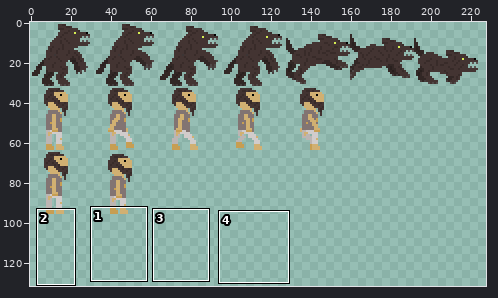
One commit to this sprite sheet: android/assets/spritesheet.png. The picture above shows the old version from afar; the outline marks the close-up.
Close-up. The starting point:
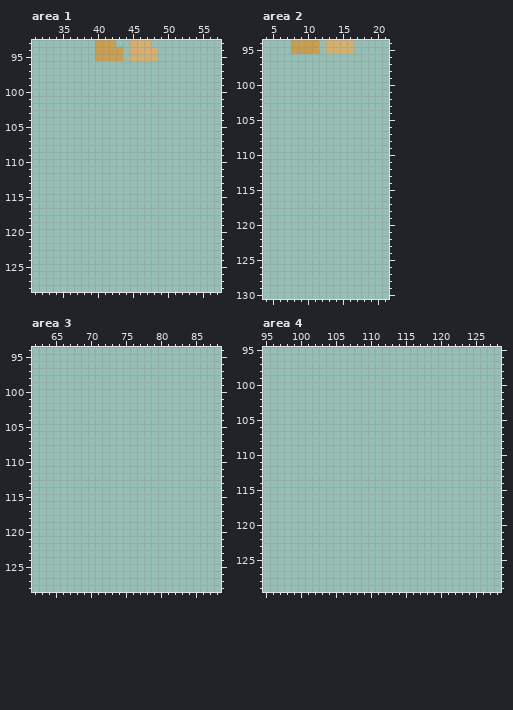
The file is 256x256 pixels. Shown: area 1: x 31..57, y 93..128; area 2: x 4..21, y 94..130; area 3: x 62..88, y 94..128; area 4: x 95..128, y 95..129. The wide view leaves out empty margins.
New version:
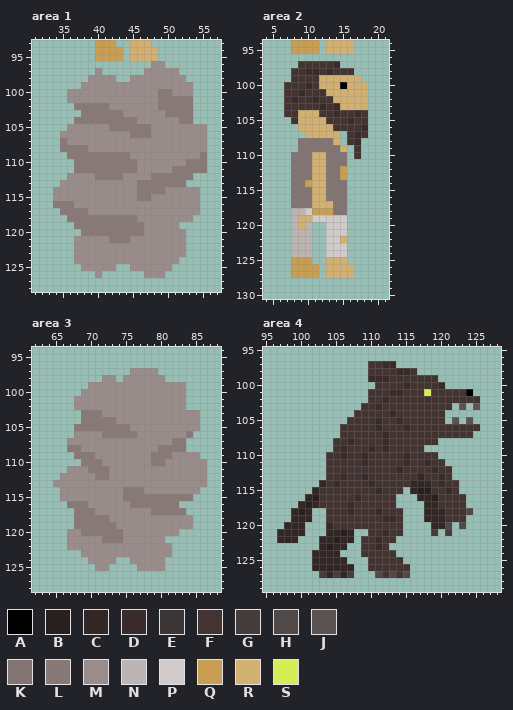
Palette (. is transparent): A #000000  B #29201e  C #322725  D #382b29  E #3c3535  F #433432  G #443d3c  H #514948  J #5b5352  K #827472  L #887977  M #998c8a  N #bcb5b3  P #d1cccb  Q #c79e52  R #d1b072  S #d6ee53
The edit:
Changed rows in their new state; - is an unchanged pixel.
Area 1:
first column x 34:
 96 --------------MM------
 97 ------M------MMMMM----
 98 -----MMMM--MMMMMMMM---
 99 ----MMMMMMMMMMMMMMMM--
100 --MMMMMMMMMMMMMLLMMM--
101 --MMMMMMMMMMMMMLLLLL--
102 ---LLLLLMMMMMMMLLLLL--
103 ----LLLLLLMMMMMMLLLL--
104 ---LLLLLLLLLMMMMMMLL--
105 --MMMMMMLLLLLLMMMMMMMM
106 -MMMMMMMMMMLLLMMMMMMMM
107 -LMMMMMMMMMMMMMMMMMMMM
108 -LLLLMMMMMMMMMMMMMMMMM
109 --LLLLLLLLLMMMMMMMMMML
110 ---LLLLLLLLLMMMMMMMLLL
111 ---LLLLLLLLLMMMMMLLLLL
112 --MMMMLLLLMMMMLLLLLL--
113 -MMMMMMMMMMMLLLLLLL---
114 MMMMMMMMMMMMLLLLMMMMM-
115 MMMMMMMMMMMMLLMMMMMMM-
116 LLLMMMMMMMMMMMMMMMMMM-
117 -LLLLMMMMMMMMMMMMMMMM-
118 --LLLLLLLLLLMMMMMMMM--
119 ---LLLLLLLLLLMMMMM----
120 ----LLLLLLLLLMMMMMM---
121 ---MMMMMLLLMMMMMMMM---
122 ---MMMMMMMMMMMMMMMM---
123 ---MMMMMMMMMMMMMMMM---
124 ---MMMMMMMMMMMMMMM----
125 ----MMMMM--MMMMMM-----
126 ------M------MMM------
Area 2:
first column x 7:
 97 --FFFFFD----
 98 -FFDDFDFFF--
 99 -FFFFRRRRRR-
100 FFFDFRRRARRR
101 FFDFFFRRRRRR
102 FDFFDFFRRRRR
103 FFFFFDFDRRRR
104 FFRRRFFDFFDF
105 -FRRRRFFFDFF
106 --RRRRRFFFFD
107 ---RRRRR-FDF
108 --KKKKKR-FD-
109 --KKKKKKR-F-
110 -KKKRRKKK-F-
111 -KKKRRKKK---
112 -KKKRRKKQ---
113 -KKKRRKKQ---
114 -KKQRRKKK---
115 -KKKRRKKK---
116 -KKKRRKKK---
117 -KKKRRRKK---
118 -NNPQQQKK---
119 -NRRPPPPP---
120 -NRN--PPP---
121 -NNN--PPP---
122 -NNN--PPR---
123 -NNN--PPP---
124 -NNN--PPP---
125 -QQQ--RRR---
126 -QQQQ-RRRR--
127 -QQQQ-RRRR--
Area 3:
first column x 65:
 97 -----------MMMM-------
 98 -------MM-MMMMMM------
 99 -----MMMMMMMMMMMMMM---
100 ----MMMMMMMMMMMMMMM---
101 ---MMMMMMMMMMMMMMMM---
102 ---MMMMMMMMMMMMMMMM---
103 ----LLLMMMMMMMMMMMMMM-
104 ----LLLLLMMMMMMMMMMMM-
105 ---LLLLLLLLMMMMMMMMMM-
106 ---MMMMLLLLLMMMMMMML--
107 --MMMMMMMMMMMMMMMLL---
108 --LLMMMMMMMMMMMLLLL---
109 ---LLLMMMMMMMMLLLMMMM-
110 ----LLLMMMMMMMLLMMMMMM
111 --MMMLLLMMMMMMMMMMMMMM
112 -MMMMMLLMMMMMMMMMMMMMM
113 MMMMMMMMMMMMMMMMMMMMMM
114 -MMMMMMMMMLLLMMMMMMMM-
115 -MMMMMMMMMLLLLLLLLLL--
116 --LLLMMMMMMLLLLLLL----
117 ---LLLMMMMMMMMLLLLL---
118 ---LLLLLMMMMMMMMMMMM--
119 ---LLLLLLMMMMMMMMMMM--
120 --MMLLLLLLMMMMMMMM----
121 --MMMMMLLLMMMMMM------
122 --MMMMMMMMMMMMMMM-----
123 ----MMMMMMMMMMMMM-----
124 -----MMMM--MMMMM------
125 ------MM----MMMM------
Area 4:
first column x 97:
 97 -------------FFDD------------
 98 -------------FFFFDDF---------
 99 -------------DDDFFFFFFF------
100 --------------FFFFDFFFFD-----
101 -------------FFFDDFFFSFFFFFA-
102 -------------FFDFFFFFFFFFFFFF
103 ------------FFDFFFFFFFFFF-J-J
104 -----------FFFFFDFFFFFFF-----
105 ----------FFFFDFFDFFFFFF-J-J-
106 ---------FFFFFDFFFDFFFFFFFFFF
107 ---------FFFFFFDFFFFFFFFFFFF-
108 --------FFDFFFFDFFFFFFF------
109 --------FDFFFDFDFFFFF--------
110 -------FFDFFDFFFFFDFFFF------
111 -------FFFFFDFFFFFDFFDFF-----
112 -------FFFFEFFFFFDFFFFDFF----
113 -------FFDFFDFFFFFFFCFFDF----
114 ------CFDFFFFDFFFFFCCCFDFF---
115 -----CFFFFFFFFDFFF-CBBFFDF---
116 ----CBFFFFFDFFFFF---CCBFFFF--
117 ---CBCFFFFDFFFFFF----CCFFFF--
118 --CBC--FFFDFFFDFFF---CCCFFFH-
119 --CCC--FFFFFFFFDDF---CCCFFF--
120 -CCC---CFFFFFFFFFF----CCH-H--
121 CCCC---CCBC--FFDFF----G-G----
122 CCC---CCBCC-FFDFF------------
123 ------CBCC--FFDF-------------
124 -----CCCC---FFFFF------------
125 -----CCCCC---FFFFF-----------
126 -----CCCCCC--FFFFFF----------
127 ------GCGCG---HFHFH----------
